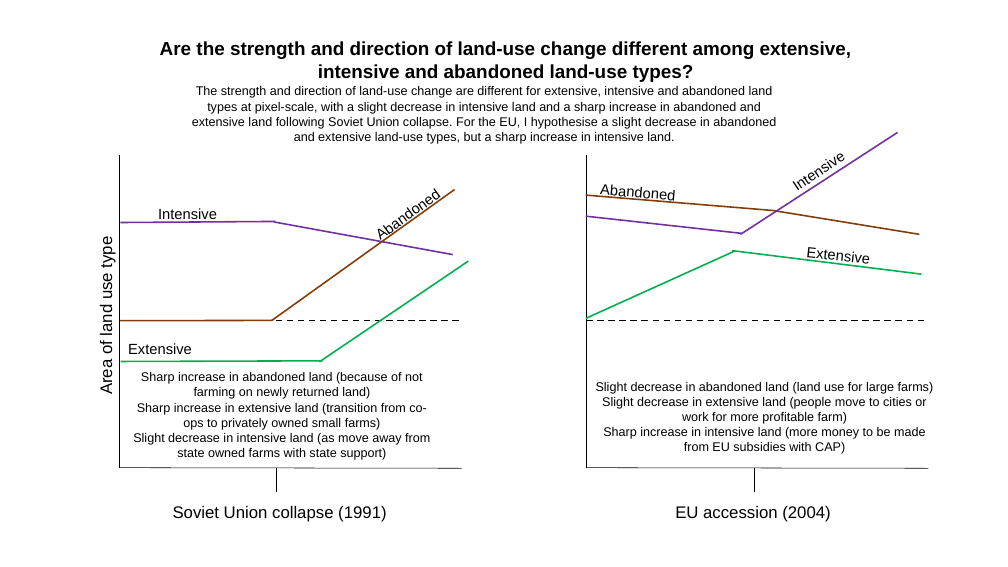
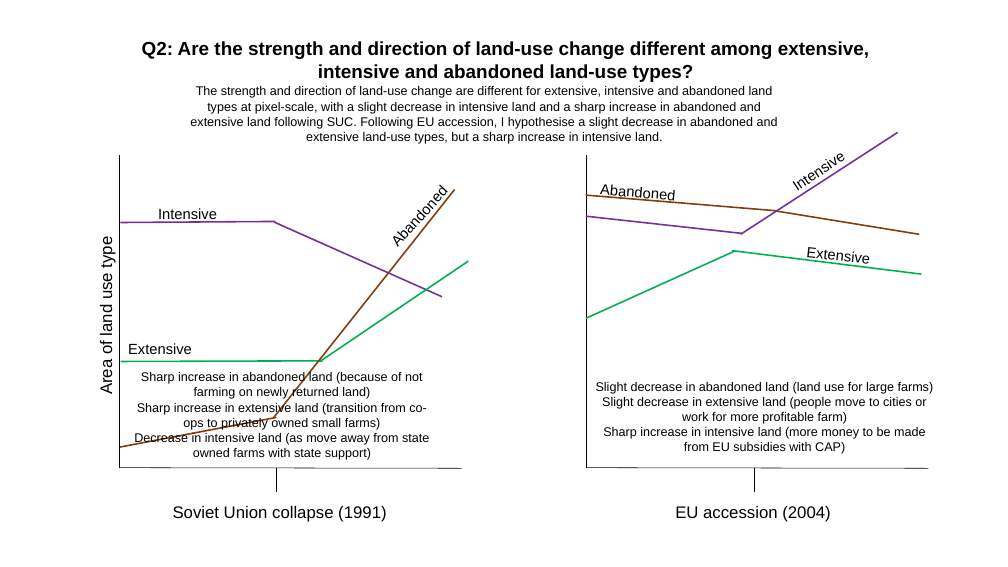
Before and after one commit to izzyrich/dissertation, a slide deck: slide 3 of images/prediction_graphs.pptx (slide 2 before the commit). Drawn at 1008x567 pixels with LibreOffice and Linux fonts; fonts in the diff are those of the drawing. Boxes give left, top, right and bottom in pixels: in the first picture for what was removed or moved away, otherwise in the second. Text is boxed around its words. In the diff, an @@ line names an element or a change of style, - is before the commit and + after.

```diff
--- a/images/prediction_graphs.pptx
+++ b/images/prediction_graphs.pptx
@@ text at (142, 41, 869, 59): text changed @@
-Are the strength and direction of land-use change different among extensive,
+Q2: Are the strength and direction of land-use change different among extensive,
@@ text at (190, 86, 778, 144): text changed @@
-The strength and direction of land-use change are different for extensive, intensive and abandoned land types at pixel-scale, with a slight decrease in intensive land and a sharp increase in abandoned and extensive land following Soviet Union collapse. For the EU, I hypothesise a slight decrease in abandoned and extensive land-use types, but a sharp increase in intensive land.
+The strength and direction of land-use change are different for extensive, intensive and abandoned land types at pixel-scale, with a slight decrease in intensive land and a sharp increase in abandoned and extensive land following SUC. Following EU accession, I hypothesise a slight decrease in abandoned and extensive land-use types, but a sharp increase in intensive land.
@@ text "Abandoned" at (682, 86, 745, 95): rotation 324 to 312 degrees @@
@@ line moved from (271, 321) - (454, 190) to (274, 417) - (454, 190) @@
@@ line moved from (274, 222) - (453, 255) to (274, 222) - (442, 297) @@
@@ line removed from (121, 321) to (462, 321) @@
@@ line removed from (587, 321) to (929, 321) @@
@@ line moved from (119, 321) - (271, 321) to (119, 447) - (277, 417) @@
@@ text at (134, 432, 429, 460): text changed @@
-Slight decrease in intensive land (as move away from state owned farms with state support)
+Decrease in intensive land (as move away from state owned farms with state support)
```
Also in this commit, not shown: 1 other slide changed, 2 slides added, 1 slide removed, 36 other files.
